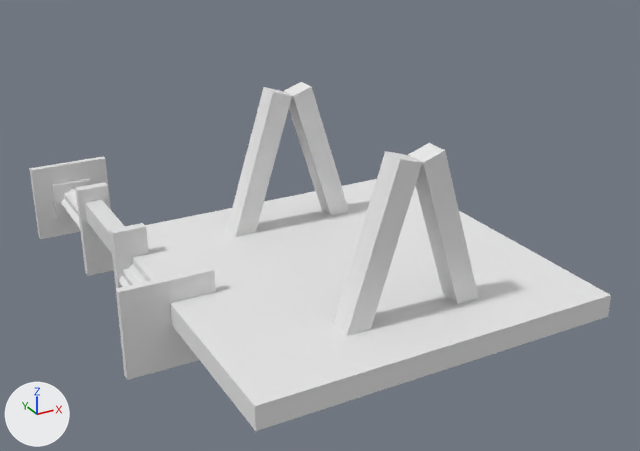
An edit to the Blender file src/main/resources/assets/projectsteam/objmodels/small_crankshaft.blend, drawn before and after from the same camera.
One viewpoint serves both versions: a 50 mm camera at (-0.616, -2.398, 1.135) aimed at (0.506, -0.357, 0.114). The lights are fixed; the arrows at lower left show +X, +Y and +Z.

Before the edit, the objects in view are built like this:
```python
me_base_001 = bpy.data.meshes.new('base.001')
me_base_001.from_pydata(...)  # 40 vertices, 60 faces; spans x 0.0..1.0, y 0.0..0.478, z 0.0..1.0
me_base_001.materials.append(mat_material_001)  # its picture is missing
me_cube_019 = bpy.data.meshes.new('Cube.019')
me_cube_019.from_pydata(...)  # 88 vertices, 132 faces; spans x -0.127..0.127, y -0.146..0.146, z -0.498..0.498
# faces by material slot: [24, 12, 48, 48]
me_cube_019.materials.append(None)
me_cube_019.materials.append(None)
me_cube_019.materials.append(None)
me_cube_019.materials.append(None)
ob_axle = bpy.data.objects.new('axle', me_cube_019)
ob_axle.location = (0.0, 0.0, 0.0)
ob_axle.rotation_euler = (1.571, 0.0, 0.0)  # degrees (90, 0, 0)
ob_base = bpy.data.objects.new('base', me_base_001)
ob_base.location = (0.0, 0.0, 0.0)
ob_base.rotation_euler = (1.571, 0.0, 0.0)  # degrees (90, 0, 0)
```
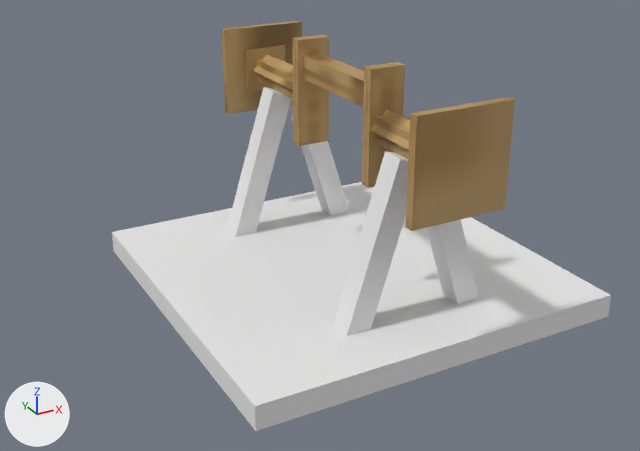
Edits to the bpy script that builds the scene:
```text
Add img_planks_png:
    img_planks_png = load_image('planks.png', '../textures/block/planks.png', 32, 32, 'sRGB')
Add mat_material_planks:
    mat_material_planks = principled_material('Material_planks')
    mat_material_planks.texture = img_planks_png
Add me_cube_001:
    me_cube_001.from_pydata(...)  # 88 vertices, 132 faces; spans x -0.127..0.127, y -0.146..0.146, z -0.498..0.498
    me_cube_001.materials.append(mat_material_planks)  # picture img_planks_png
Change ob_axle:
    add ob_axle.hide_set(True)
Add ob_axle_001:
    ob_axle_001 = bpy.data.objects.new('axle.001', me_cube_001)
    ob_axle_001.location = (0.5, -0.5, 0.5)
    ob_axle_001.rotation_euler = (1.571, 0.0, 0.0)  # degrees (90, 0, 0)
```

What differs and where, as boxes (x1, y1, x2, y2) in the pictures (640 x 451 px):
'axle.001', added (brown): after (221, 21, 515, 231)
'axle', hidden: before (29, 156, 216, 380)
